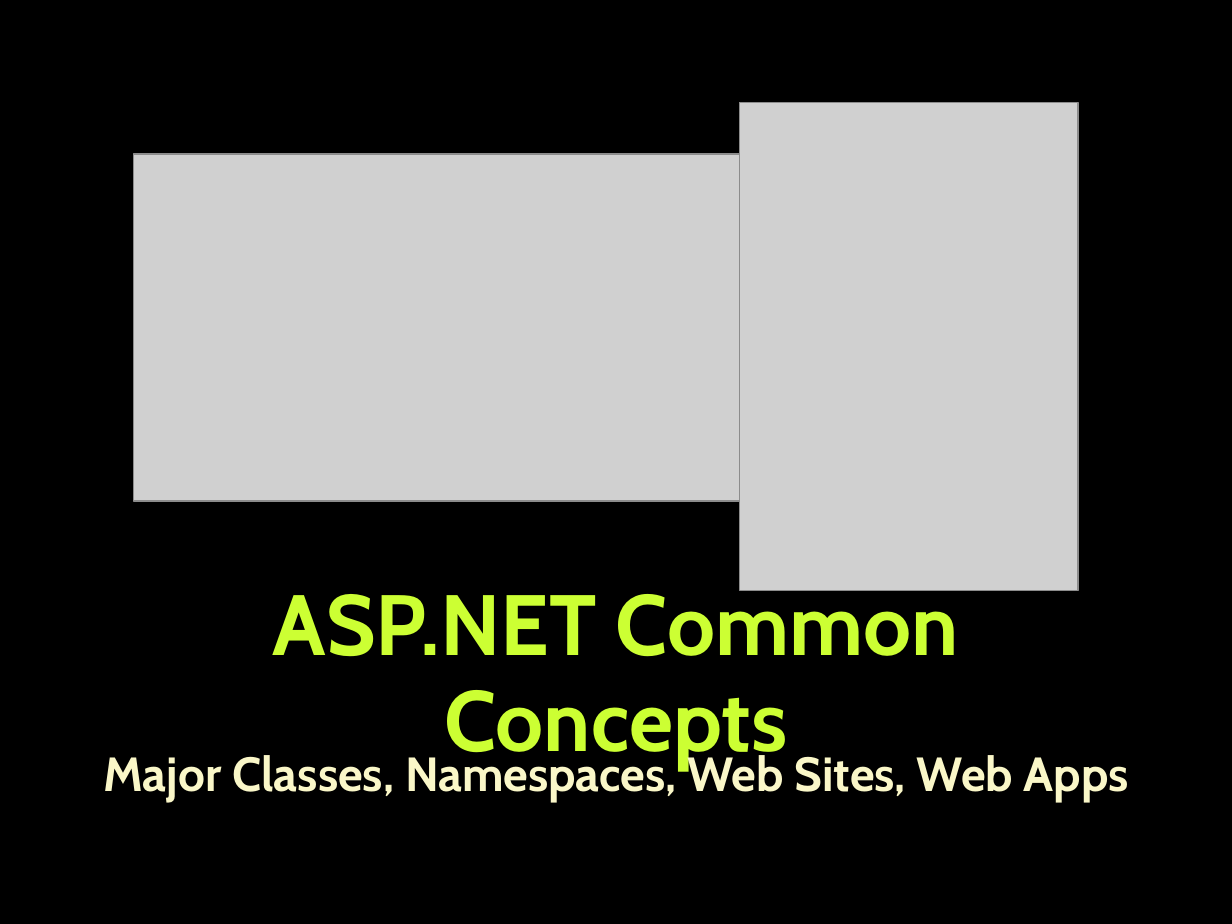
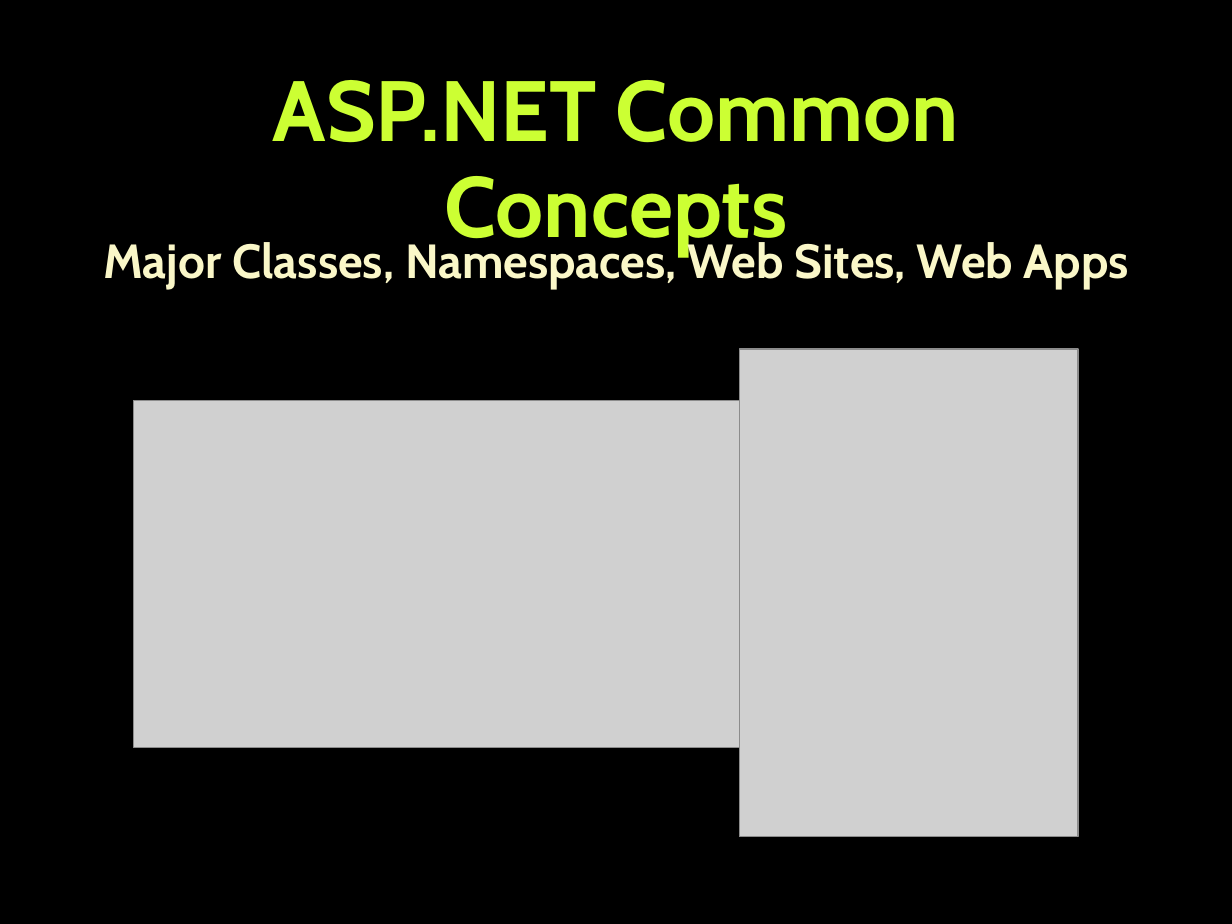
Before and after one commit to TelerikAcademy/ASP.NET-Web-Forms, a slide deck: slide 33 of 01. Introduction-to-ASP.NET/Introduction-to-ASP.NET.pptx. Drawn at 1232x924 pixels with LibreOffice and Linux fonts; fonts in the diff are those of the drawing; grey boxes stand for pictures; background and template pictures are left out. Boxes give left, top, right and bottom in pixels: in the first picture for what was removed or moved away, otherwise in the second. Text is boxed around its words. In the diff, an @@ line names an element or a change of style, - is before the commit and + after.

```diff
--- a/01. Introduction-to-ASP.NET/Introduction-to-ASP.NET.pptx
+++ b/01. Introduction-to-ASP.NET/Introduction-to-ASP.NET.pptx
@@ title "ASP.NET Common Concepts" rewrapped from [273, 583, 959, 770] to [273, 80, 959, 256] @@
@@ subtitle "Major Classes, Namespaces, Web Sites, ...": place and size @@
-subtitle "Major Classes, Namespaces, Web Sites, ..." at [103, 751, 1129, 803]
+subtitle "Major Classes, Namespaces, Web Sites, ..." at [103, 237, 1129, 289]
@@ picture: place and size @@
-picture at [739, 102, 1078, 590]
+picture at [739, 349, 1078, 837]
@@ picture: place and size @@
-picture at [133, 154, 841, 501]
+picture at [133, 400, 841, 748]
```
Also in this commit, not shown: 22 other slides changed, 4 slides added, 2 slides removed, 1 other file.
